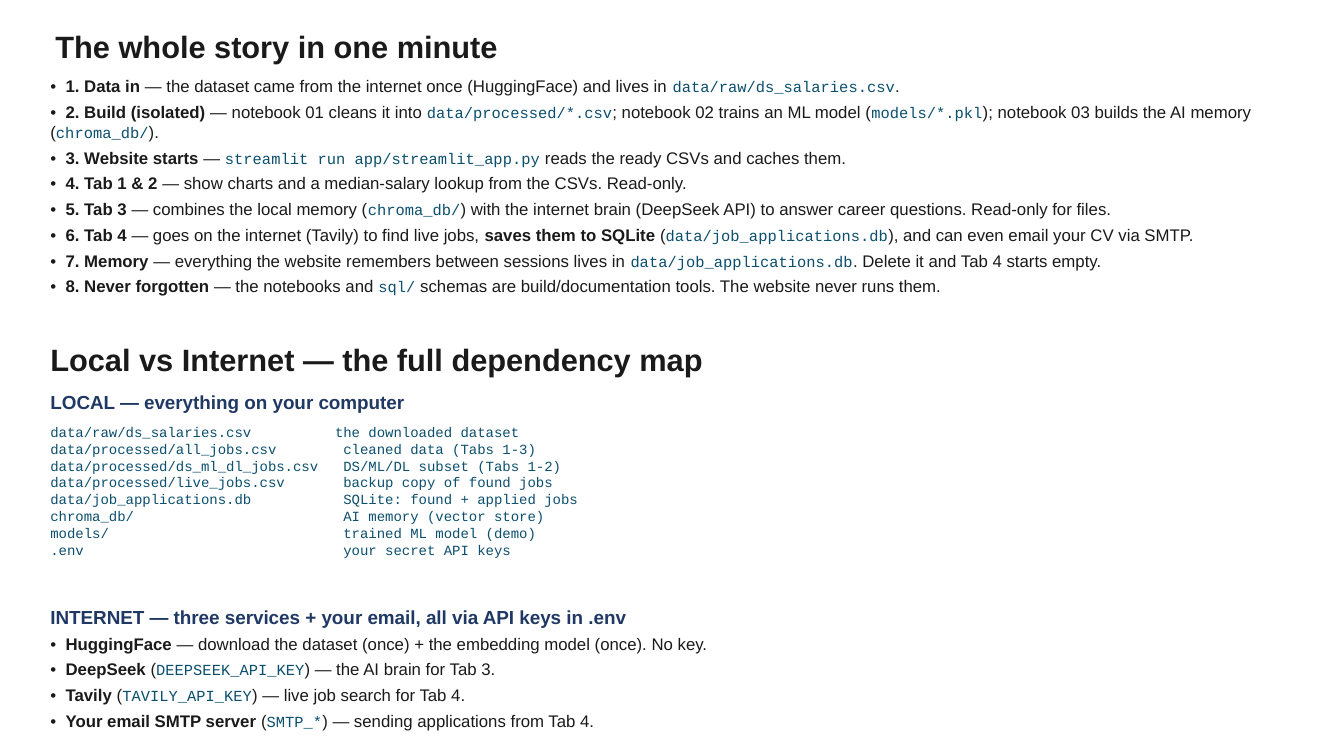
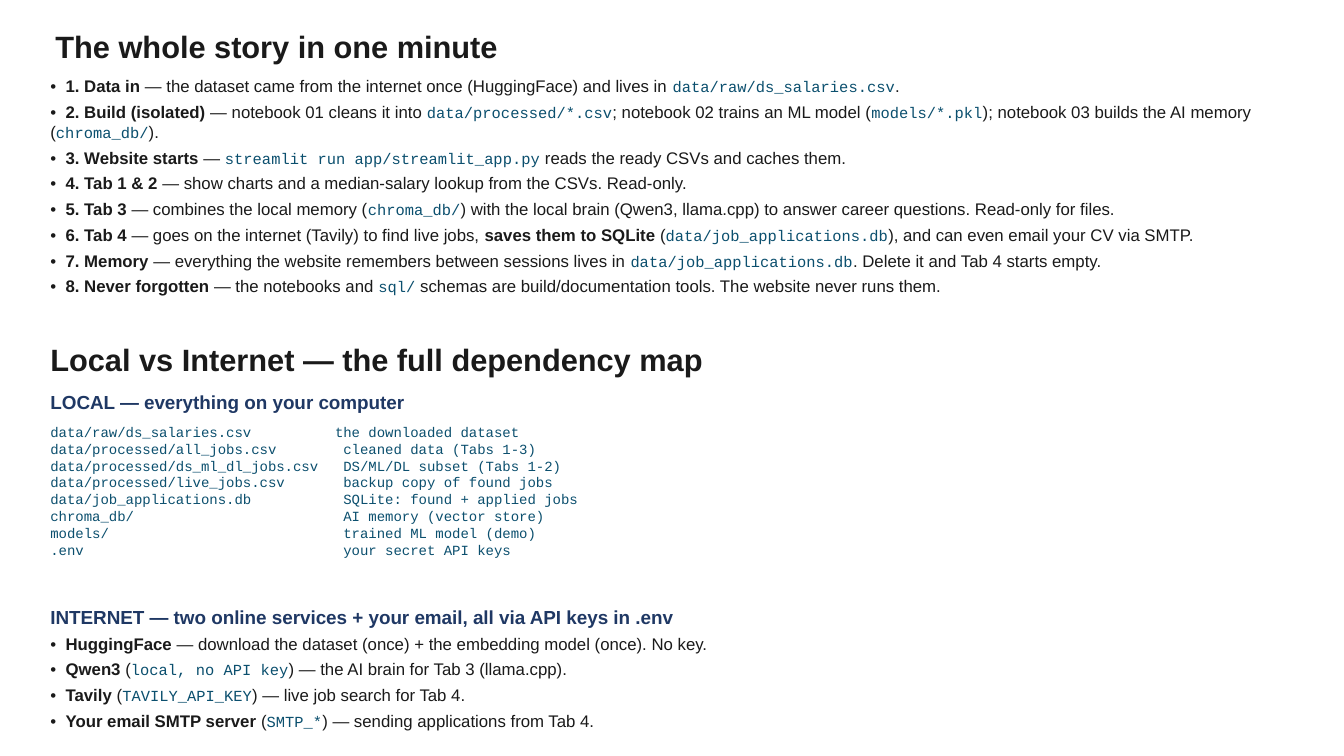
Before and after one commit to windows2t2/project-graduation, a slide deck: slide 29 of presentation.pptx. Drawn at 1344x756 pixels with LibreOffice and Linux fonts; fonts in the diff are those of the drawing. Boxes give left, top, right and bottom in pixels: in the first picture for what was removed or moved away, otherwise in the second. Text is boxed around its words. In the diff, an @@ line names an element or a change of style, - is before the commit and + after.

```diff
--- a/presentation.pptx
+++ b/presentation.pptx
@@ text at (66, 203, 1114, 219): text changed @@
-• 5. Tab 3 — combines the local memory (chroma_db/) with the internet brain (DeepSeek API) to answer career questions. Read-only for files.
+• 5. Tab 3 — combines the local memory (chroma_db/) with the local brain (Qwen3, llama.cpp) to answer career questions. Read-only for files.
@@ text at (50, 610, 673, 628): text changed @@
-INTERNET — three services + your email, all via API keys in .env
+INTERNET — two online services + your email, all via API keys in .env
@@ text at (66, 663, 567, 679): text changed @@
-• DeepSeek (DEEPSEEK_API_KEY) — the AI brain for Tab 3.
+• Qwen3 (local, no API key) — the AI brain for Tab 3 (llama.cpp).
```
Also in this commit, not shown: 6 other slides changed, 2 other files.
